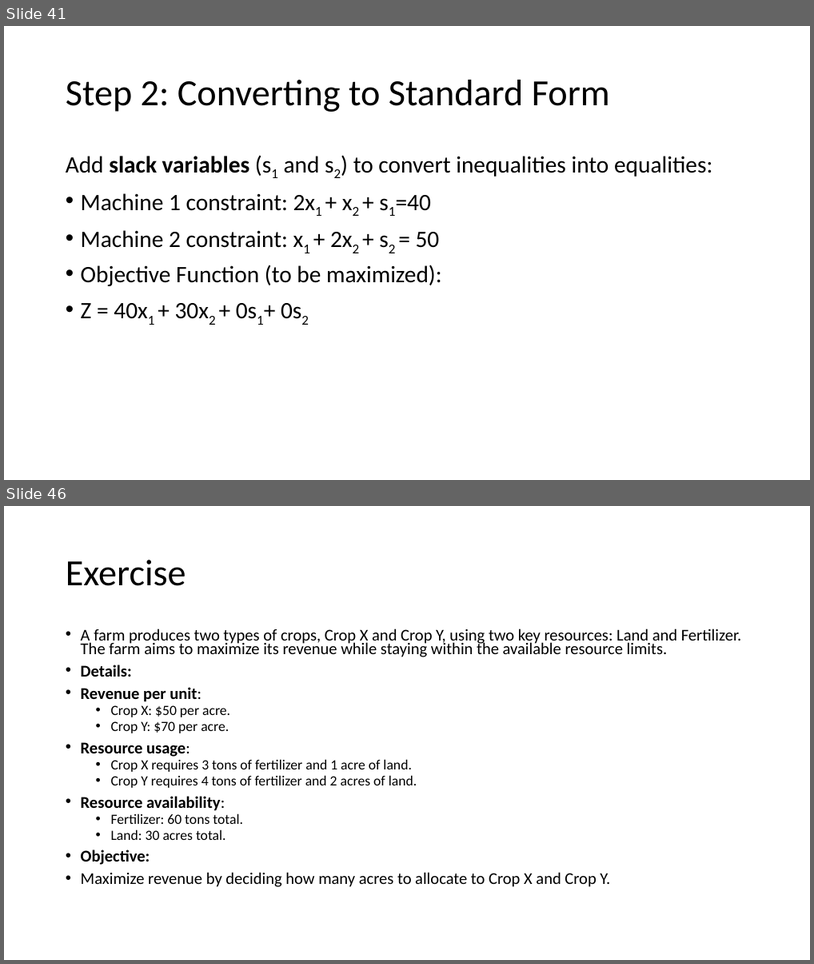
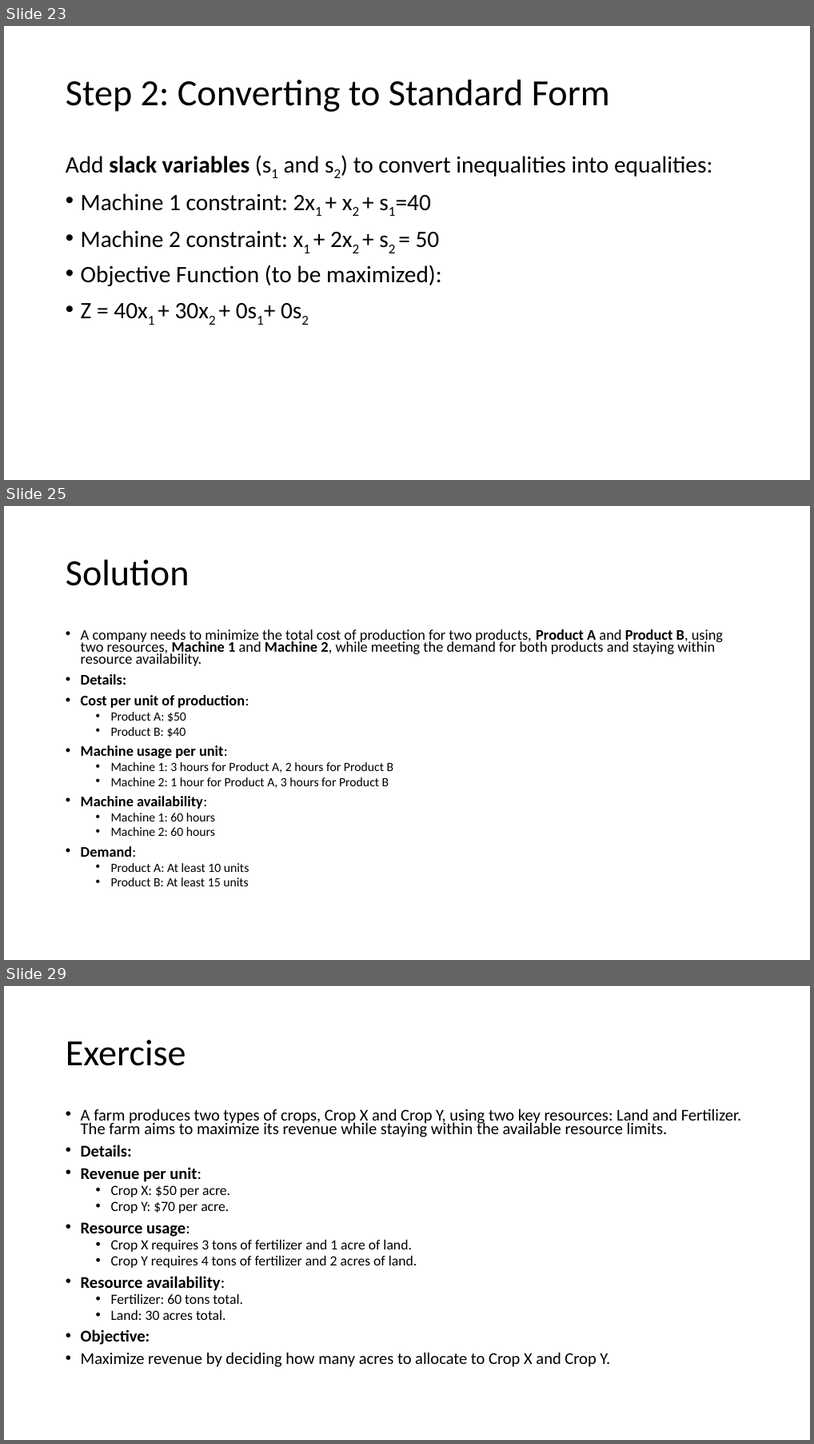
Before and after one commit to basudev2016/OperationResearch, a slide deck: OR.pptx. Shown one above the other, each under a label of ours: slides 41 and 46 before the commit, slides 23, 25 and 29 after it; the slides between them are not shown. The pictures are 814x964 and 814x1444 pixels, drawn with LibreOffice and Linux fonts; fonts in the diff are those of the drawing. Boxes give left, top, right and bottom in pixels: in the first picture for what was removed or moved away, otherwise in the second. Text is boxed around its words. In the diff, an @@ line names an element or a change of style, - is before the commit and + after.

```diff
--- a/OR.pptx
+++ b/OR.pptx
@@ slide 25 added at [4,506,810,960], background #FFFFFF @@
@@ title added at [66,560,190,586], 44 pt, text #000000 @@
+Solution
@@ text added at [81,629,723,886], 17.5 pt, text #000000 @@
+• A company needs to minimize the total cost of production for two products, Product A and Product B, using two resources, Machine 1 and Machine 2, while meeting the demand for both products and staying within resource availability.
+• Details:
+• Cost per unit of production:
+  • Product A: $50
+  • Product B: $40
+• Machine usage per unit:
+  • Machine 1: 3 hours for Product A, 2 hours for Product B
+  • Machine 2: 1 hour for Product A, 3 hours for Product B
+• Machine availability:
+  • Machine 1: 60 hours
+  • Machine 2: 60 hours
+• Demand:
+  • Product A: At least 10 units
+  • Product B: At least 15 units
@@ what was slide 41 is now slide 23 @@
@@ what was slide 46 is now slide 29 @@
```
Also in this commit, not shown: 2 slides changed, 8 other slides added, 1 slide removed, 1 other file.
